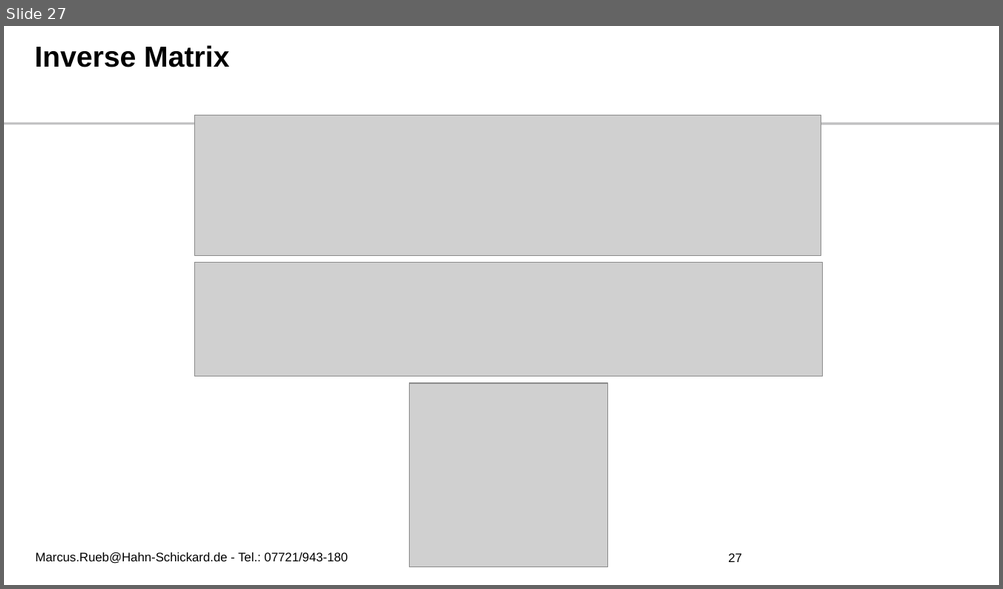
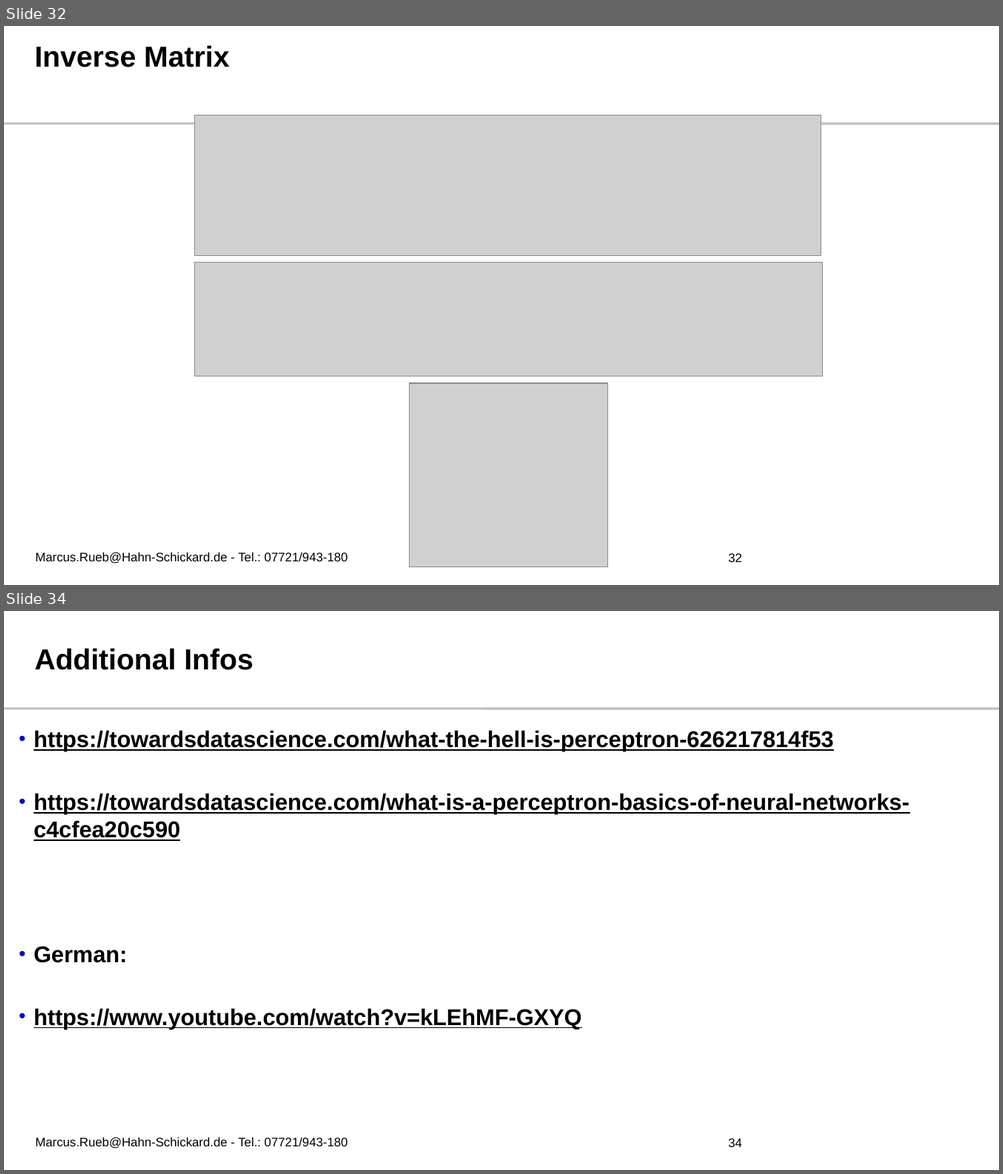
Before and after one commit to r1marcus/Fundamentals-of-Deep-Learning-HFU, a slide deck: Slides/03 - The Perceptron/The Perceptron.pptx. Shown one above the other, each under a label of ours: slide 27 before the commit, slides 32 and 34 after it; the slides between them are not shown. The pictures are 1003x589 and 1003x1174 pixels, drawn with LibreOffice and Linux fonts; fonts in the diff are those of the drawing; grey boxes stand for pictures; background and template pictures are left out. Boxes give left, top, right and bottom in pixels: in the first picture for what was removed or moved away, otherwise in the second. Text is boxed around its words. In the diff, an @@ line names an element or a change of style, - is before the commit and + after.

```diff
--- a/Slides/03 - The Perceptron/The Perceptron.pptx
+++ b/Slides/03 - The Perceptron/The Perceptron.pptx
@@ slide 34 added at [4, 611, 999, 1170], background #FFFFFF; not listed: 1 template element that a slide beside it also shows @@
@@ title added at [34, 648, 253, 670], 28 pt, text #000000, bold @@
+Additional Infos
@@ text added at [34, 730, 909, 1029], 22 pt, text #000000, bold, underline @@
+• https://towardsdatascience.com/what-the-hell-is-perceptron-626217814f53
+• https://towardsdatascience.com/what-is-a-perceptron-basics-of-neural-networks-c4cfea20c590
+• German:
+• https://www.youtube.com/watch?v=kLEhMF-GXYQ
@@ text added at [35, 1138, 348, 1149], 12 pt, text #000000 @@
+Marcus.Rueb@Hahn-Schickard.de - Tel.: 07721/943-180
@@ page number added at [728, 1139, 742, 1147], 12 pt, text #000000 @@
+34
@@ what was slide 27 is now slide 32 @@
@@ page number at [728, 554, 742, 562]: text changed @@
-27
+32
```
Also in this commit, not shown: 14 slides changed, 6 other slides added, 11 other files.
